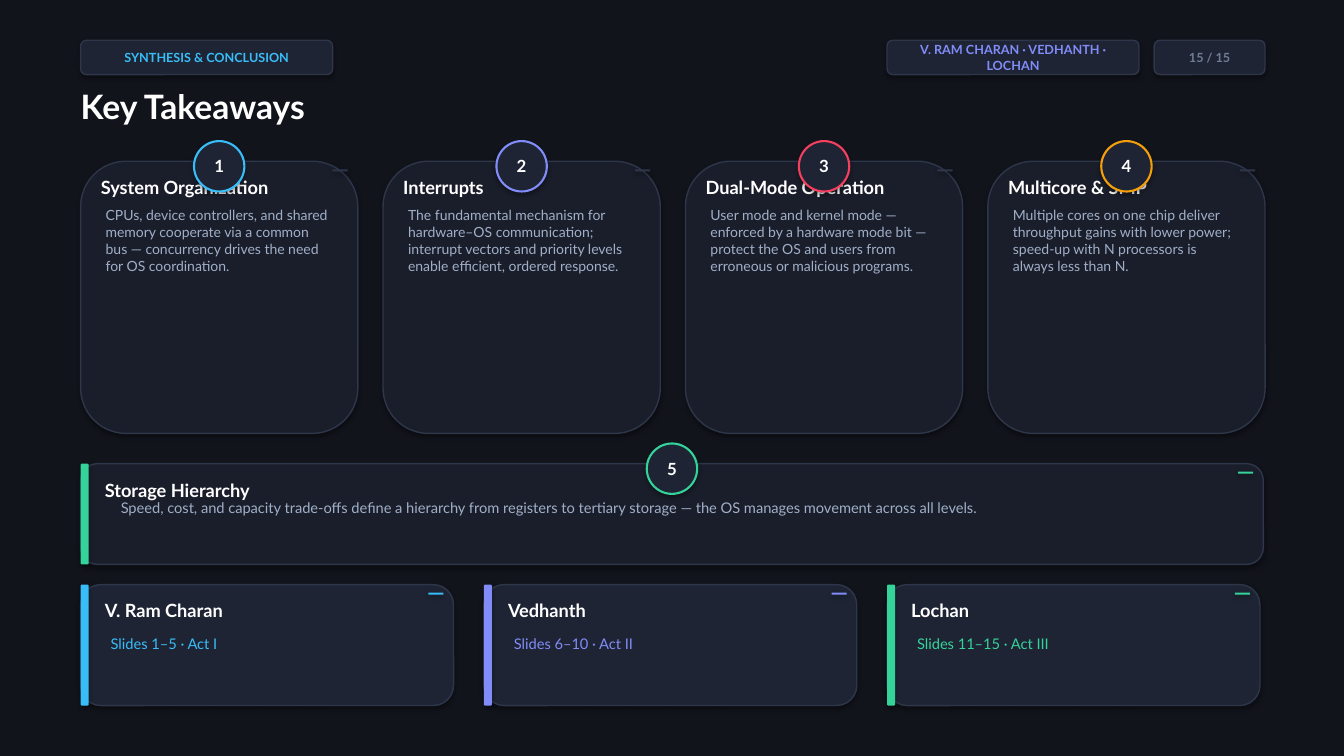
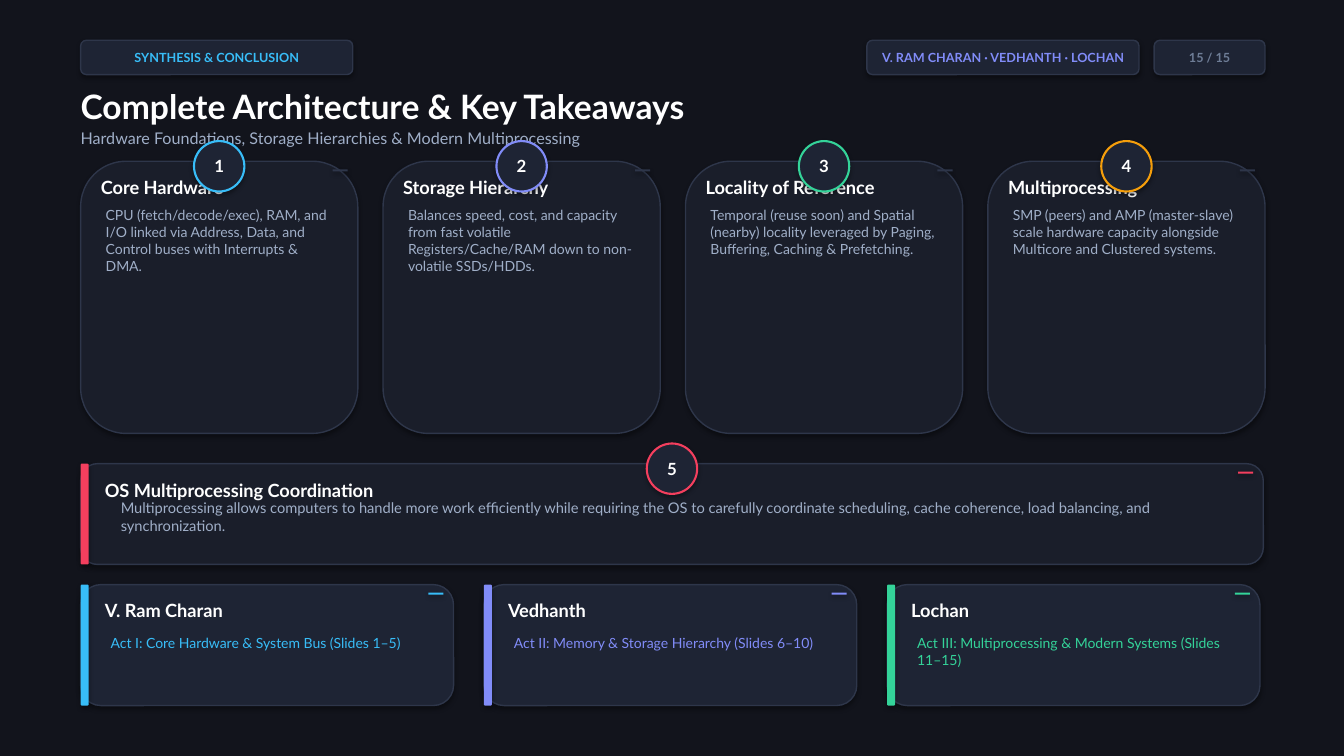
Before and after one commit to vangaramcharan2007-del/alfred, a slide deck: slide 15 of Computer_System_Architecture_Cinematic.pptx. Drawn at 1344x756 pixels with LibreOffice and Linux fonts; fonts in the diff are those of the drawing. Boxes give left, top, right and bottom in pixels: in the first picture for what was removed or moved away, otherwise in the second. Text is boxed around its words. In the diff, an @@ line names an element or a change of style, - is before the commit and + after.

```diff
--- a/Computer_System_Architecture_Cinematic.pptx
+++ b/Computer_System_Architecture_Cinematic.pptx
@@ rounded rectangle "SYNTHESIS & CONCLUSION": place and size @@
-rounded rectangle "SYNTHESIS & CONCLUSION" at (81,40,333,75)
+rounded rectangle "SYNTHESIS & CONCLUSION" at (81,40,353,75)
@@ rounded rectangle "V. RAM CHARAN · VEDHANTH ...": place and size @@
-rounded rectangle "V. RAM CHARAN · VEDHANTH ..." at (887,40,1139,75)
+rounded rectangle "V. RAM CHARAN · VEDHANTH ..." at (867,40,1139,75)
@@ text at (81,94,684,148): text changed; size 24 to 11.5 pt; text colour #FFFFFF to #A0AFC8; bold off @@
-Key Takeaways
+Complete Architecture & Key Takeaways
+Hardware Foundations, Storage Hierarchies & Modern Multiprocessing
@@ ellipse "3" at (799,141,849,192): outline #F43F5E 1.5 pt to #34D399 1.5 pt @@
@@ text at (101,179,224,194): text changed @@
-System Organization
+Core Hardware
@@ text at (403,179,548,198): text changed @@
-Interrupts
+Storage Hierarchy
@@ text at (706,179,874,197): text changed @@
-Dual-Mode Operation
+Locality of Reference
@@ text at (1008,179,1137,198): text changed @@
-Multicore & SMP
+Multiprocessing
@@ text at (106,209,327,271): text changed @@
-CPUs, device controllers, and shared memory cooperate via a common bus — concurrency drives the need for OS coordination.
+CPU (fetch/decode/exec), RAM, and I/O linked via Address, Data, and Control buses with Interrupts & DMA.
@@ text at (408,209,632,272): text changed @@
-The fundamental mechanism for hardware–OS communication; interrupt vectors and priority levels enable efficient, ordered response.
+Balances speed, cost, and capacity from fast volatile Registers/Cache/RAM down to non-volatile SSDs/HDDs.
@@ text at (710,209,935,257): text changed @@
-User mode and kernel mode — enforced by a hardware mode bit — protect the OS and users from erroneous or malicious programs.
+Temporal (reuse soon) and Spatial (nearby) locality leveraged by Paging, Buffering, Caching & Prefetching.
@@ text at (1013,209,1233,257): text changed @@
-Multiple cores on one chip deliver throughput gains with lower power; speed-up with N processors is always less than N.
+SMP (peers) and AMP (master-slave) scale hardware capacity alongside Multicore and Clustered systems.
@@ ellipse "5" at (647,444,698,494): outline #34D399 1.5 pt to #F43F5E 1.5 pt @@
@@ rounded rectangle at (81,464,89,565): fill #34D399 to #F43F5E @@
@@ rectangle at (1238,472,1253,474): fill #34D399 to #F43F5E @@
@@ text at (105,483,374,501): text changed @@
-Storage Hierarchy
+OS Multiprocessing Coordination
@@ text at (121,500,1150,534): text changed @@
-Speed, cost, and capacity trade-offs define a hierarchy from registers to tertiary storage — the OS manages movement across all levels.
+Multiprocessing allows computers to handle more work efficiently while requiring the OS to carefully coordinate scheduling, cache coherence, load balancing, and synchronization.
@@ text at (111,637,401,651): text changed; size 10.5 to 10 pt @@
-Slides 1–5 · Act I
+Act I: Core Hardware & System Bus (Slides 1–5)
@@ text at (514,637,813,651): text changed; size 10.5 to 10 pt @@
-Slides 6–10 · Act II
+Act II: Memory & Storage Hierarchy (Slides 6–10)
@@ text at (917,637,1220,667): text changed; size 10.5 to 10 pt @@
-Slides 11–15 · Act III
+Act III: Multiprocessing & Modern Systems (Slides 11–15)
```
Also in this commit, not shown: 2 other slides changed, 12 slides added, 12 slides removed, 9 other files.
